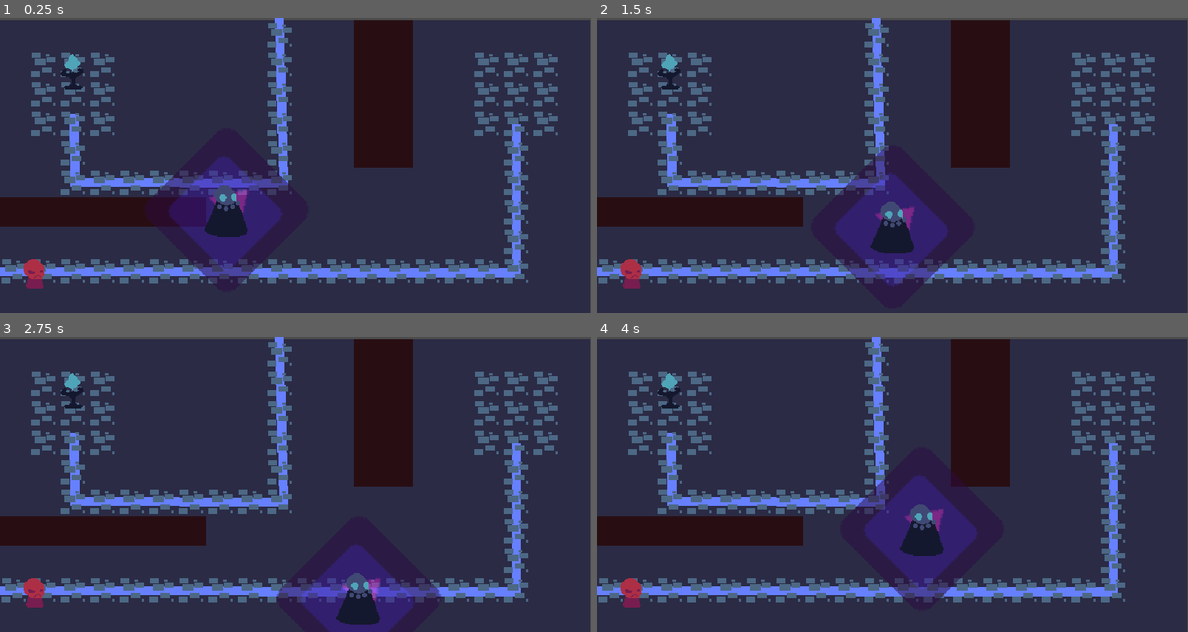
Above: before the commit, frames 1-4 (two rows, left to right).
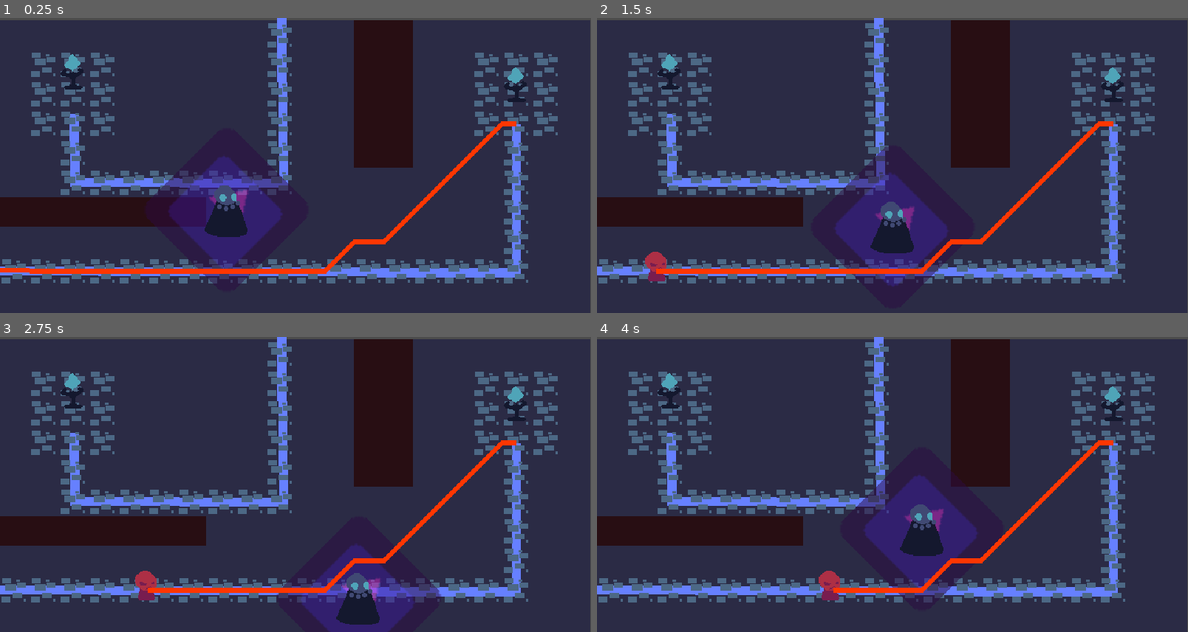
Above: after the commit, the same moments.

Repository: coderaurus/LD-50
Game: Godot game, scene res://scenes/Main.tscn
Two runs of this game, one before a commit and one after it. Both use one fixed random seed, a clock stepped at 60 frames per second and the inputs below. The engine's default icon, where the game draws it, is replaced by a stand-in: a white triangle on a blue panel in a dark square.
Inputs:
- Up to frame 1 (0.25 s): no input
- Up to frame 2 (1.5 s): tap Enter at 0.5 s; hold D (move_right) 0.53-1.28 s; hold S (move_down) from 1.28 s (still down)
- Up to frame 3 (2.75 s): release S (move_down) at 2.03 s; hold D (move_right) from 2.03 s (still down)
- Up to frame 4 (4 s): release D (move_right) at 2.78 s; hold W (move_up) 2.78-3.53 s; hold A (move_left) from 3.53 s (still down)

The runs differ from the first frame. In frame 1, 2.3% of the frame differs, in the area x 0-89%, y 0-92%; in frame 2, 2.4%; in frame 3, 2.1%; in frame 4, 1.9%.

Commit message:
Add enemy path-only navigation

Diff:
--- a/scenes/Main.tscn
+++ b/scenes/Main.tscn
@@ -1,13 +1,9 @@
-[gd_scene load_steps=8 format=2]
+[gd_scene load_steps=5 format=2]
 
 [ext_resource path="res://scenes/player/Player.tscn" type="PackedScene" id=1]
 [ext_resource path="res://scenes/enemies/Enemy.tscn" type="PackedScene" id=2]
-[ext_resource path="res://gfx/phylactery.png" type="Texture" id=3]
+[ext_resource path="res://scenes/player/Phylactery.tscn" type="PackedScene" id=3]
 [ext_resource path="res://tiles/main_tiles.tres" type="TileSet" id=4]
-[ext_resource path="res://scenes/Health.tscn" type="PackedScene" id=5]
-[ext_resource path="res://scripts/player/Phylactery.gd" type="Script" id=6]
-
-[sub_resource type="RectangleShape2D" id=1]
 
 [node name="Main" type="Node2D"]
 
@@ -38,15 +34,16 @@
 
 [node name="Path" type="Line2D" parent="World/Map/Road"]
 position = Vector2( 1, 1 )
-points = PoolVector2Array( -1, 272, 559, 273, 559, 112 )
+points = PoolVector2Array( -45, 271, 559, 273, 559, 112 )
 
 [node name="Path2" type="Line2D" parent="World/Map/Road"]
 position = Vector2( 1, 0 )
-points = PoolVector2Array( 302, -4, 307, 177, 81, 176, 80, 102 )
+points = PoolVector2Array( 304, -43, 307, 177, 81, 176, 80, 102 )
 
 [node name="Enemies" type="Node2D" parent="World"]
 
 [node name="Enemy" parent="World/Enemies" instance=ExtResource( 2 )]
+on_path = true
 
 [node name="Camera2D" type="Camera2D" parent="World"]
 position = Vector2( 321, 158 )
@@ -54,21 +51,7 @@
 
 [node name="Phylacteries" type="Node2D" parent="World"]
 
-[node name="Phylactery" type="KinematicBody2D" parent="World/Phylacteries"]
-position = Vector2( 80, 70 )
-z_index = 5
-z_as_relative = false
-script = ExtResource( 6 )
+[node name="Phylactery" parent="World/Phylacteries" instance=ExtResource( 3 )]
 
-[node name="CollisionShape2D" type="CollisionShape2D" parent="World/Phylacteries/Phylactery"]
-position = Vector2( -1, -7 )
-shape = SubResource( 1 )
-
-[node name="Sprite" type="Sprite" parent="World/Phylacteries/Phylactery"]
-position = Vector2( -2, -26 )
-texture = ExtResource( 3 )
-
-[node name="Health" parent="World/Phylacteries/Phylactery" instance=ExtResource( 5 )]
-
-[connection signal="dead" from="World/Phylacteries/Phylactery" to="World/Phylacteries/Phylactery" method="_on_dead"]
-[connection signal="hit" from="World/Phylacteries/Phylactery" to="World/Phylacteries/Phylactery" method="_on_hit"]
+[node name="Phylactery2" parent="World/Phylacteries" instance=ExtResource( 3 )]
+position = Vector2( 560, 84 )
--- a/scripts/enemies/Enemy.gd
+++ b/scripts/enemies/Enemy.gd
@@ -2,6 +2,9 @@
 
 signal hit
 signal dead
+
+export var on_path : bool = false
+var followed_path : Array = []
 
 # Declare member variables here. Examples:
 # var a = 2
@@ -19,7 +22,15 @@
 
 # Called when the node enters the scene tree for the first time.
 func _ready():
-	choose_target()
+	if !on_path:
+		_check_target()
+	else:
+		var line = map.get_node("Road").get_child(rand_range(0, map.get_node("Road").get_child_count()))
+		followed_path = line.points
+		global_position = followed_path[0]
+		target = followed_path[1]
+		print("Line ", line.name)
+		print("On path", followed_path)
 
 
 # Called every frame. 'delta' is the elapsed time since the previous frame.
@@ -30,36 +41,41 @@
 		navigate_and_move()
 
 func _check_target():
-	if !is_instance_valid(target):
+	if !is_instance_valid(target) and !on_path:
 		if world.get_node("Phylacteries").get_child_count() > 0:
 			target = world.get_node("Phylacteries").get_child(0)
 		elif world.get_node("Player") != null:
 			target = world.get_node("Player")
 
 
-func choose_target():
-	# Check for closest phylactery
-
-	# If none available, target player
-#	target = world.get_node("Player")
-	_check_target()
-
-
 func navigate_and_move():
-	if target.global_position != target_pos:
-		target_pos = target.global_position
-#		path = map.get_simple_path(map.get_child(0).world_to_map(global_position), map.get_child(0).world_to_map(target_pos), false)
-		path = map.get_simple_path(global_position, target_pos, false)
-
+	if !on_path:
+		if target.global_position != target_pos:
+			target_pos = target.global_position
+	#		path = map.get_simple_path(map.get_child(0).world_to_map(global_position), map.get_child(0).world_to_map(target_pos), false)
+			path = map.get_simple_path(global_position, target_pos, false)
+	else:
+		if target != target_pos:
+			target_pos = target
+	#		path = map.get_simple_path(map.get_child(0).world_to_map(global_position), map.get_child(0).world_to_map(target_pos), false)
+			path = map.get_simple_path(global_position, target_pos, false)
 #		print(path)
 	$PathVisual.points = path
 
 	# Get path
-	if path.size() > 0:
+	if path.size() > 1:
 		velocity = global_position.direction_to(path[1]) * speed
 		# Reach point, pop it from the list
 		if global_position == path[1] or global_position.distance_to(path[1]) < 8:
 			path.pop_front()
+	elif on_path:
+		if followed_path.size() > 1:
+			followed_path.pop_front()
+			if followed_path.size() > 1:
+				target = followed_path[1]
+		else:
+			on_path = false
+			_check_target()
 
 	# Test collision
 	var collision = move_and_collide(velocity, true, true, true)
@@ -68,7 +84,7 @@
 	if collision != null:
 		var distance = global_position.distance_to(collision.collider.global_position)
 #		print("Distance to target", distance)
-		if collision.collider == target and distance <= attack_range:
+		if !(target is Vector2) and collision.collider == target and distance <= attack_range:
 			if !attacking:
 				attacking = true
 				print("Attack")
